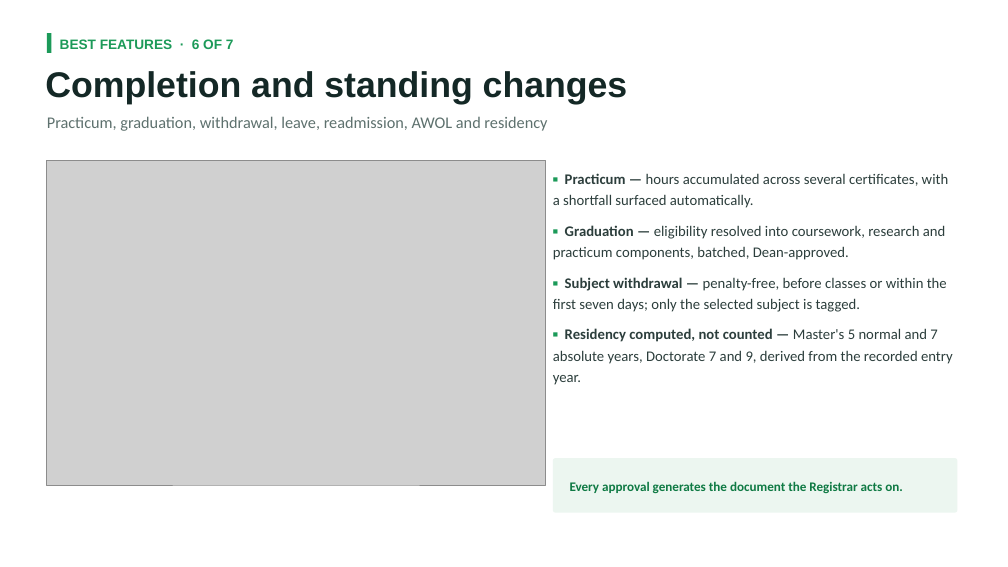
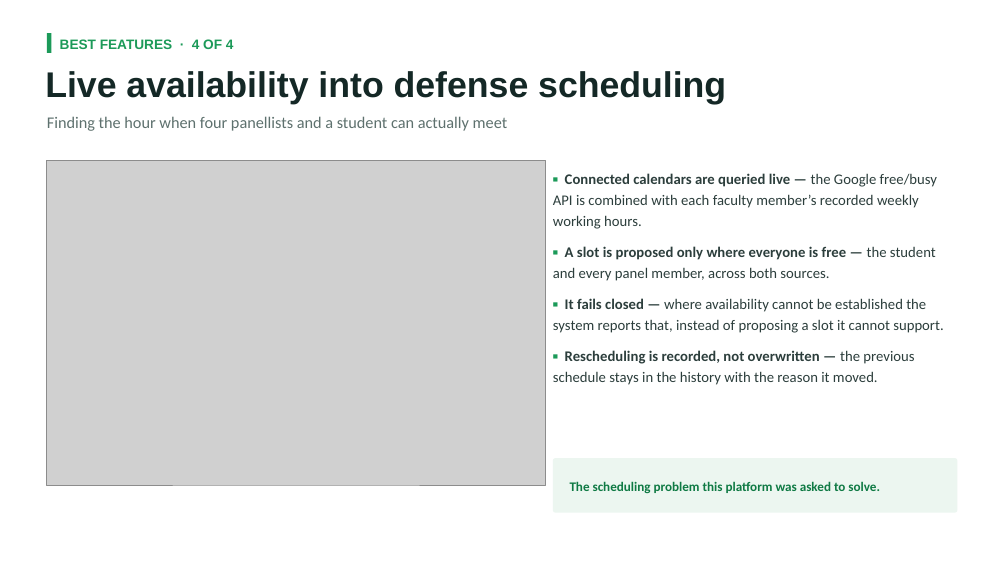
Before and after one commit to miguisanson/CAPSTONE-USLS-MVP, a slide deck: slide 9 of Documents/CAPSTONE_ONLY/CAP-IT1 Defense Deck.pptx (slide 18 before the commit). Drawn at 1008x567 pixels with LibreOffice and Linux fonts; fonts in the diff are those of the drawing; grey boxes stand for pictures; background and template pictures are left out. Boxes give left, top, right and bottom in pixels: in the first picture for what was removed or moved away, otherwise in the second. Text is boxed around its words. In the diff, an @@ line names an element or a change of style, - is before the commit and + after.

Commit message:
document changes

```diff
--- a/Documents/CAPSTONE_ONLY/CAP-IT1 Defense Deck.pptx
+++ b/Documents/CAPSTONE_ONLY/CAP-IT1 Defense Deck.pptx
@@ text at [60,39,234,49]: text changed @@
-BEST FEATURES · 6 OF 7
+BEST FEATURES · 4 OF 4
@@ text at [45,71,726,104]: text changed @@
-Completion and standing changes
+Live availability into defense scheduling
@@ text at [47,116,508,131]: text changed @@
-Practicum, graduation, withdrawal, leave, readmission, AWOL and residency
+Finding the hour when four panellists and a student can actually meet
@@ text at [553,173,943,385]: text changed @@
-▪ Practicum — hours accumulated across several certificates, with a shortfall surfaced automatically.
-▪ Graduation — eligibility resolved into coursework, research and practicum components, batched, Dean-approved.
-▪ Subject withdrawal — penalty-free, before classes or within the first seven days; only the selected subject is tagged.
-▪ Residency computed, not counted — Master's 5 normal and 7 absolute years, Doctorate 7 and 9, derived from the recorded entry year.
+▪ Connected calendars are queried live — the Google free/busy API is combined with each faculty member’s recorded weekly working hours.
+▪ A slot is proposed only where everyone is free — the student and every panel member, across both sources.
+▪ It fails closed — where availability cannot be established the system reports that, instead of proposing a slot it cannot support.
+▪ Rescheduling is recorded, not overwritten — the previous schedule stays in the history with the reason it moved.
@@ text at [570,481,880,493]: text changed @@
-Every approval generates the document the Registrar acts on.
+The scheduling problem this platform was asked to solve.
```
Also in this commit, not shown: 5 other slides changed, 2 slides added, 14 slides removed, 7 other files.
